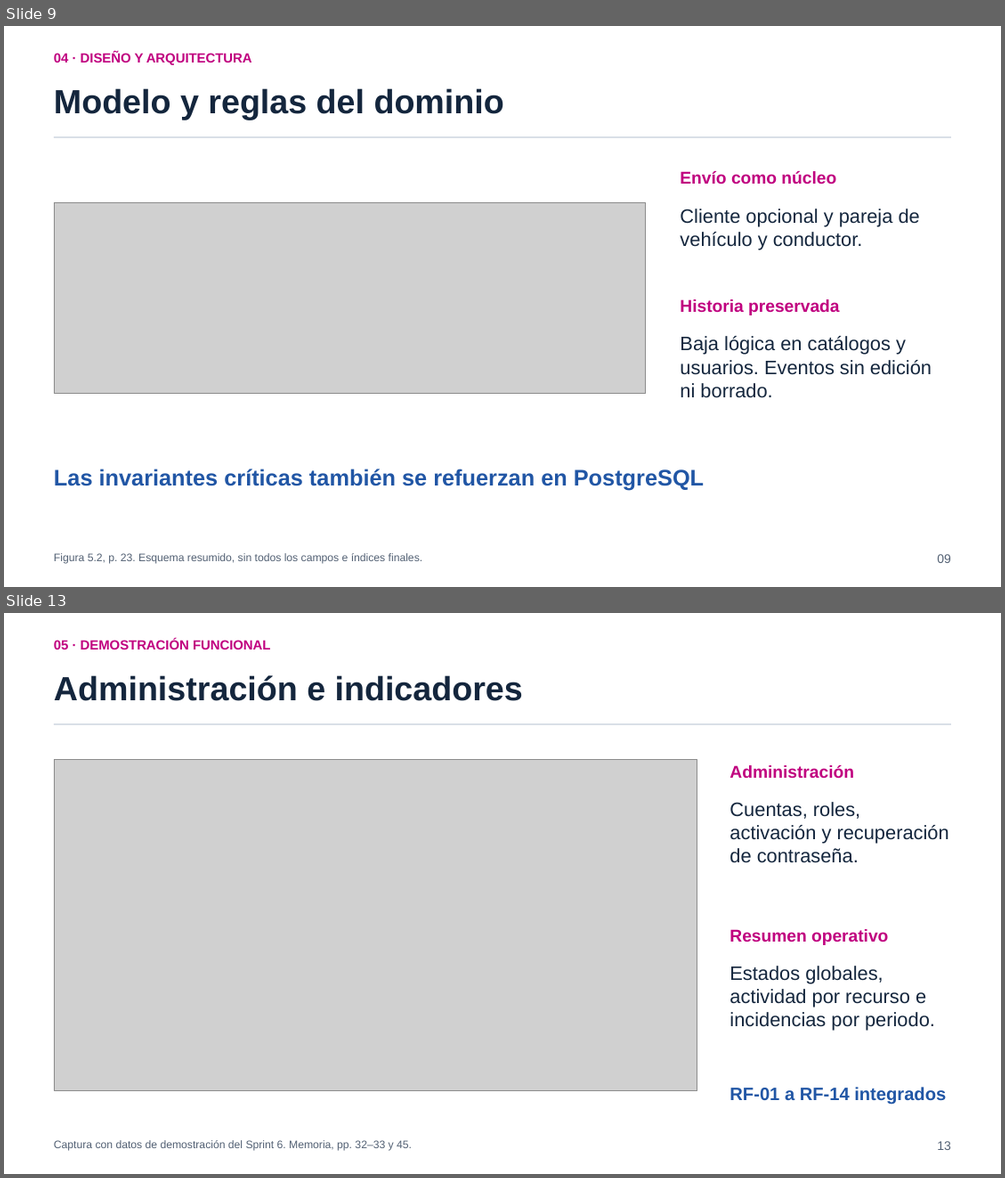
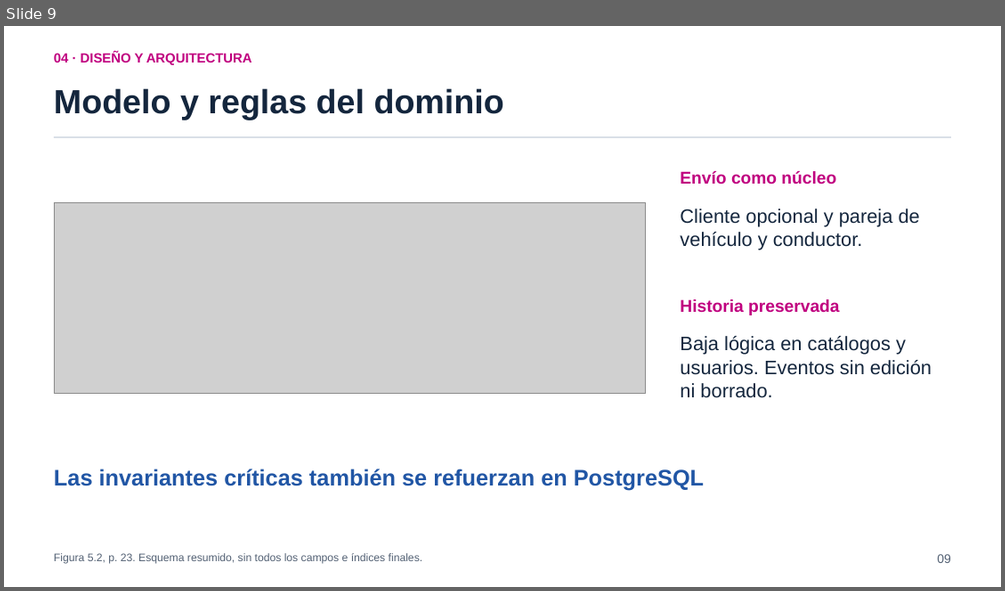
Before and after one commit to pey-45/TransitOps, a slide deck: tfg/presentacion/entrega/TransitOps_Presentacion_TFG.pptx. Shown one above the other, each under a label of ours: slides 9 and 13 before the commit, slide 9 after it; the slides between them are not shown. The pictures are 1005x1178 and 1005x591 pixels, drawn with LibreOffice and Linux fonts; fonts in the diff are those of the drawing; grey boxes stand for pictures. Boxes give left, top, right and bottom in pixels: in the first picture for what was removed or moved away, otherwise in the second. Text is boxed around its words. In the diff, an @@ line names an element or a change of style, - is before the commit and + after.

```diff
--- a/tfg/presentacion/entrega/TransitOps_Presentacion_TFG.pptx
+++ b/tfg/presentacion/entrega/TransitOps_Presentacion_TFG.pptx
@@ slide 13 removed at [4,613,1001,1174], background #FFFFFF @@
@@ text removed at [54,639,271,649] @@
-05 · DEMOSTRACIÓN FUNCIONAL
@@ text removed at [54,675,523,701] @@
-Administración e indicadores
@@ rectangle removed at [54,723,952,725] @@
@@ picture removed at [54,760,697,1091] @@
@@ text removed at [729,765,854,779] @@
-Administración
@@ text removed at [729,802,949,863] @@
-Cuentas, roles, activación y recuperación de contraseña.
@@ text removed at [729,929,888,945] @@
-Resumen operativo
@@ text removed at [729,965,935,1030] @@
-Estados globales, actividad por recurso e incidencias por periodo.
@@ text removed at [729,1086,946,1104] @@
-RF-01 a RF-14 integrados
@@ text removed at [54,1140,412,1151] @@
-Captura con datos de demostración del Sprint 6. Memoria, pp. 32–33 y 45.
@@ text removed at [937,1141,951,1150] @@
-13
```
Also in this commit, not shown: 9 slides changed, 3 other slides removed, 13 other files.
